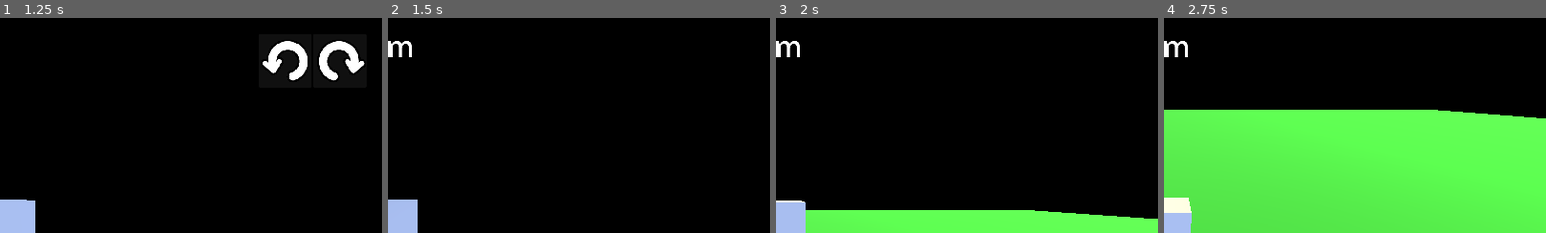
Above: before the commit, frames 1-4 (left to right).
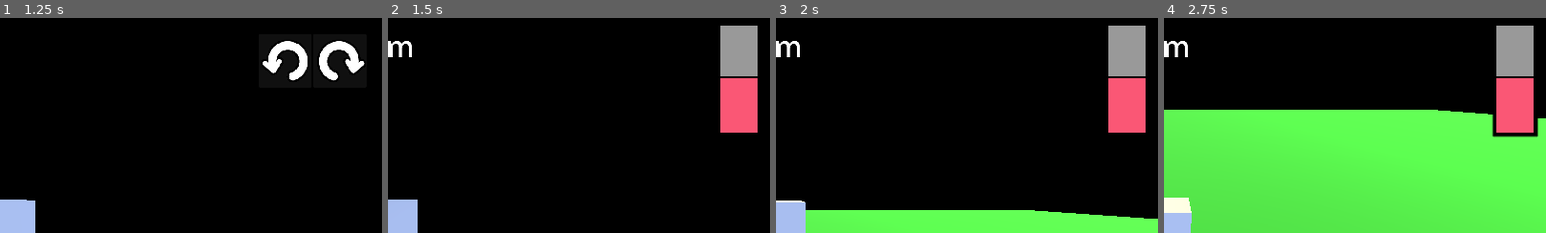
Above: after the commit, the same moments.

Repository: SuperGoon97/CAPJam2025
Game: Godot game, scene res://Scenes/Core/GameCore/game_core.tscn
Same seed, same stepped clock (60 frames per second), same inputs: the game is played once before the commit and once after it. The engine's default icon, where the game draws it, is replaced by a stand-in: a white triangle on a blue panel in a dark square.
Inputs (mouse positions are % of the whole screen's width and height, from its top left):
- Up to frame 1 (1.25 s): move the mouse to (72, 45) at 0.52 s; hold Right (Right) from 0.53 s (still down); click (72, 45) at 0.67 s
- Up to frame 2 (1.5 s): release Right (Right) at 1.25 s; click "READY?" at 1.25 s
- Up to frame 3 (2 s): no input
- Up to frame 4 (2.75 s): move the mouse to (30, 55) at 2.02 s; hold Down (Down) from 2.03 s (still down)
The pictures show only the part of the screen within x 50-100%, y 2-52%; the shares and areas given below are measured in that part.

Frame 1 is identical in both runs. In frame 2, 4.8% of the frame differs, in the area x 87-97%, y 3-54%; in frame 3, 4.8%; in frame 4, 5.2%, in the area x 85-98%, y 3-56%.
Error after the commit: Invalid access to property or key 'rocket_' on a base object of type 'Node (SignalBus)'. (res://Scripts/UI/Game/fuel_progress_bar.gd:6)

Commit message:
ui ingame progress bar

Diff:
--- a/template/Scenes/UI/ui_inGame.tscn
+++ b/template/Scenes/UI/ui_inGame.tscn
@@ -1,6 +1,25 @@
-[gd_scene load_steps=2 format=3 uid="uid://cx32k68atdmxd"]
+[gd_scene load_steps=5 format=3 uid="uid://cx32k68atdmxd"]
 
 [ext_resource type="Script" uid="uid://dwiu27w0ge27m" path="res://Scripts/UI/ui_in_game.gd" id="1_jfobj"]
+[ext_resource type="Script" uid="uid://dvuqacg71gkk3" path="res://Scripts/UI/Game/fuel_progress_bar.gd" id="2_vhgnh"]
+
+[sub_resource type="StyleBoxFlat" id="StyleBoxFlat_jfobj"]
+border_width_left = 8
+border_width_top = 8
+border_width_right = 8
+border_width_bottom = 8
+border_color = Color(0, 0, 0, 1)
+shadow_color = Color(0, 0, 0, 0.85700005)
+shadow_size = 4
+
+[sub_resource type="StyleBoxFlat" id="StyleBoxFlat_vhgnh"]
+bg_color = Color(0.9817832, 0.34111598, 0.456863, 1)
+border_width_left = 8
+border_width_top = 4
+border_width_right = 8
+border_width_bottom = 8
+border_color = Color(0, 0, 0, 1)
+shadow_color = Color(0, 0, 0, 0.91700006)
 
 [node name="InGameControl" type="Control"]
 layout_mode = 3
@@ -30,3 +49,22 @@
 theme_override_font_sizes/font_size = 72
 text = "2500m"
 horizontal_alignment = 1
+
+[node name="ProgressBar" type="ProgressBar" parent="."]
+layout_mode = 1
+anchors_preset = 1
+anchor_left = 1.0
+anchor_right = 1.0
+offset_left = -142.0
+offset_top = 30.0
+offset_right = -32.0
+offset_bottom = 316.0
+grow_horizontal = 0
+theme_override_constants/outline_size = 20
+theme_override_font_sizes/font_size = 50
+theme_override_styles/background = SubResource("StyleBoxFlat_jfobj")
+theme_override_styles/fill = SubResource("StyleBoxFlat_vhgnh")
+value = 50.0
+fill_mode = 3
+show_percentage = false
+script = ExtResource("2_vhgnh")
--- a/template/Scenes/UI/ui_main.tscn
+++ b/template/Scenes/UI/ui_main.tscn
@@ -28,10 +28,3 @@
 
 [node name="InGameControl" parent="." instance=ExtResource("3_b2hoh")]
 layout_mode = 1
-anchors_preset = 15
-anchor_right = 1.0
-anchor_bottom = 1.0
-offset_right = 0.0
-offset_bottom = 0.0
-grow_horizontal = 2
-grow_vertical = 2
--- /dev/null
+++ b/template/Scripts/UI/Game/fuel_progress_bar.gd
@@ -0,0 +1,6 @@
+extends ProgressBar
+
+
+# Called when the node enters the scene tree for the first time.
+func _ready() -> void:
+	GVar.signal_bus.rocket_
Not shown, added: template/Scripts/UI/Game/fuel_progress_bar.gd.uid
